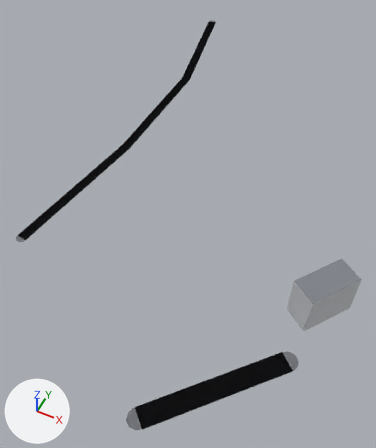
An edit to the glTF model apps/client/public/cities/moscow_synth/tiles/-4_0.glb, drawn before and after from the same camera.
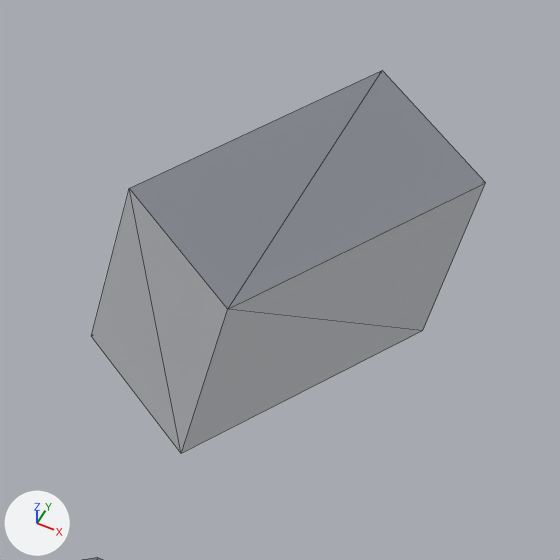
There are two pictures of each version: one whole from a 50 mm camera at (-775.1, -407.0, 275.5) aimed at (-893.3, -170.6, -20.1), one close up on the part from 72% to 100% of the width and 55% to 79% of the height. Arrows for +X, +Y and +Z are at lower left; the lights stay in place. The older version's two pictures come first. The close-ups show mesh edges as thin lines. Vertices at exactly the same position are counted once.
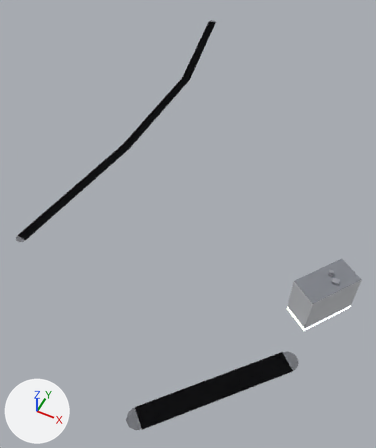
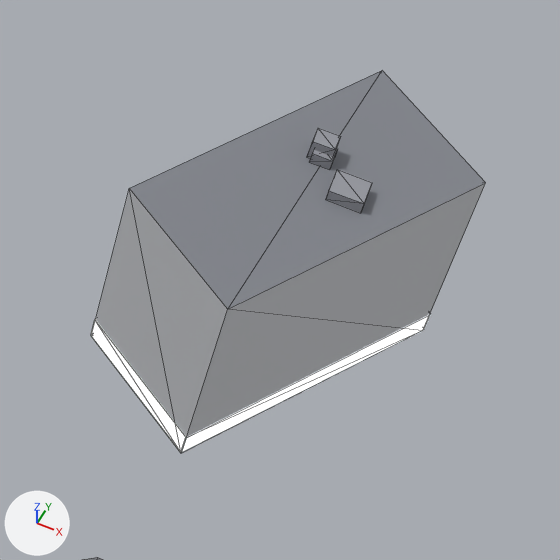
Edits to the scene script, one JSON object a line:
```json
{"op": "add", "block": "mat_shop", "code": ["mat_shop = bpy.data.materials.new('shop')", "mat_shop.use_nodes = True; mat_shop.node_tree.nodes.clear()", "_N = mat_shop.node_tree.nodes; _L = mat_shop.node_tree.links", "n0 = _N.new('ShaderNodeBsdfPrincipled'); n0.name = 'Principled BSDF'", "n0.inputs[28].default_value = 1.0  # 'Emission Strength'", "n1 = _N.new('ShaderNodeOutputMaterial'); n1.name = 'Material Output'", "n2 = _N.new('ShaderNodeVertexColor'); n2.name = 'Color Attribute'", "_L.new(n0.outputs[0], n1.inputs[0])  # 'BSDF' to 'Surface'", "_L.new(n2.outputs[0], n0.inputs[0])  # 'Color' to 'Base Color'"]}
{"block": "me_mesh_0", "where": "# used by ob_mesh_0; location = (0.0, 0.0, 0.0)"}
{"op": "remove", "block": "me_mesh_0", "code": "me_mesh_0.from_pydata(...)  # 64 vertices, 58 faces; spans x -997.0..-764.0, y -328.0..91.0, z 0.0..30.0"}
{"op": "add", "block": "me_mesh_0", "code": "me_mesh_0.from_pydata(...)  # 104 vertices, 96 faces; spans x -997.0..-764.0, y -328.0..91.0, z 0.0..33.0"}
{"block": "me_mesh_0", "change": "me_mesh_0 part 1"}
{"block": "me_mesh_0", "change": "32 vertices are added at x -799.0..-764.0, y -233.0..-194.0, z 0.0..33.0"}
{"block": "me_mesh_0", "change": "8 new vertices lie (0.0, 0.0, 4.0) away from vertices in x -799.0..-764.0, y -233.0..-194.0, z 0.0"}
{"block": "me_mesh_0", "change": "30 new faces join them, mat_roof"}
{"block": "me_mesh_0", "change": "8 new faces join them, mat_shop"}
{"op": "add", "block": "me_mesh_0", "code": "me_mesh_0.materials.append(mat_shop)"}
```

Where the change shows, as pixel boxes (x1, y1, x2, y2) in the close-ups (560 x 560 px):
```json
{"part": 1, "of": "me_mesh_0", "change": "added", "after": [91, 128, 430, 452]}
```
